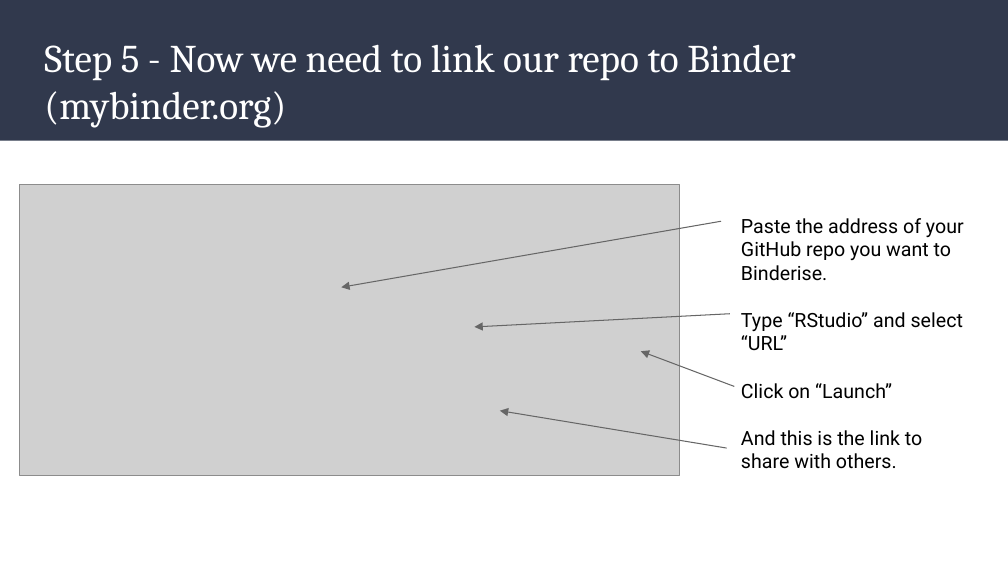
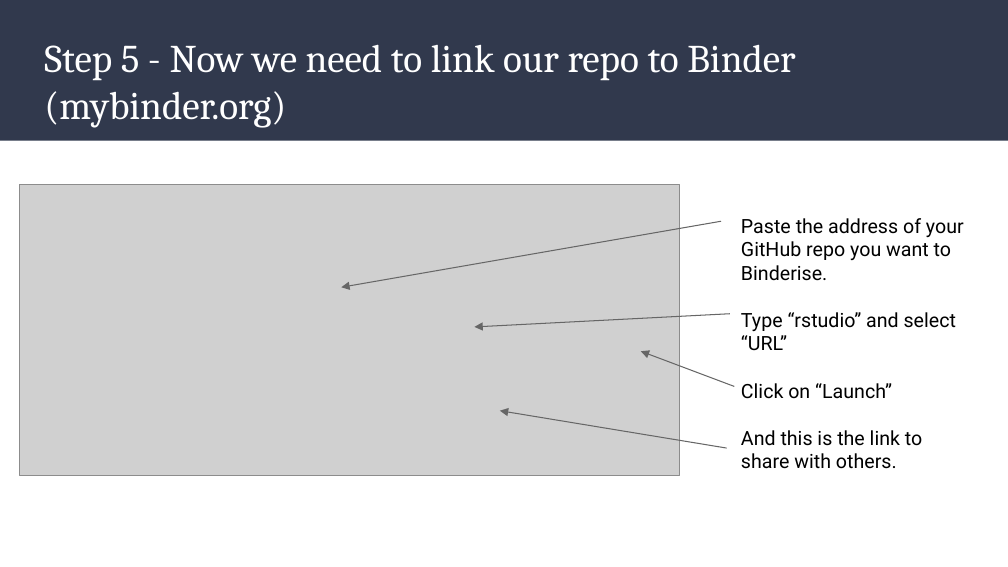
Before and after one commit to ajstewartlang/23_binder, a slide deck: slide 17 of slides/23_introduction_to_binder.odp. Drawn at 1008x567 pixels with LibreOffice and Linux fonts; fonts in the diff are those of the drawing; grey boxes stand for pictures. Boxes give left, top, right and bottom in pixels: in the first picture for what was removed or moved away, otherwise in the second. Text is boxed around its words. In the diff, an @@ line names an element or a change of style, - is before the commit and + after.

Commit message:
fix case on rstudio

```diff
--- a/slides/23_introduction_to_binder.odp
+++ b/slides/23_introduction_to_binder.odp
@@ text at [741, 312, 956, 351]: text changed @@
-Type “RStudio” and select “URL”
+Type “rstudio” and select “URL”
```
Also in this commit, not shown: 1 other slide changed, 1 other file.
